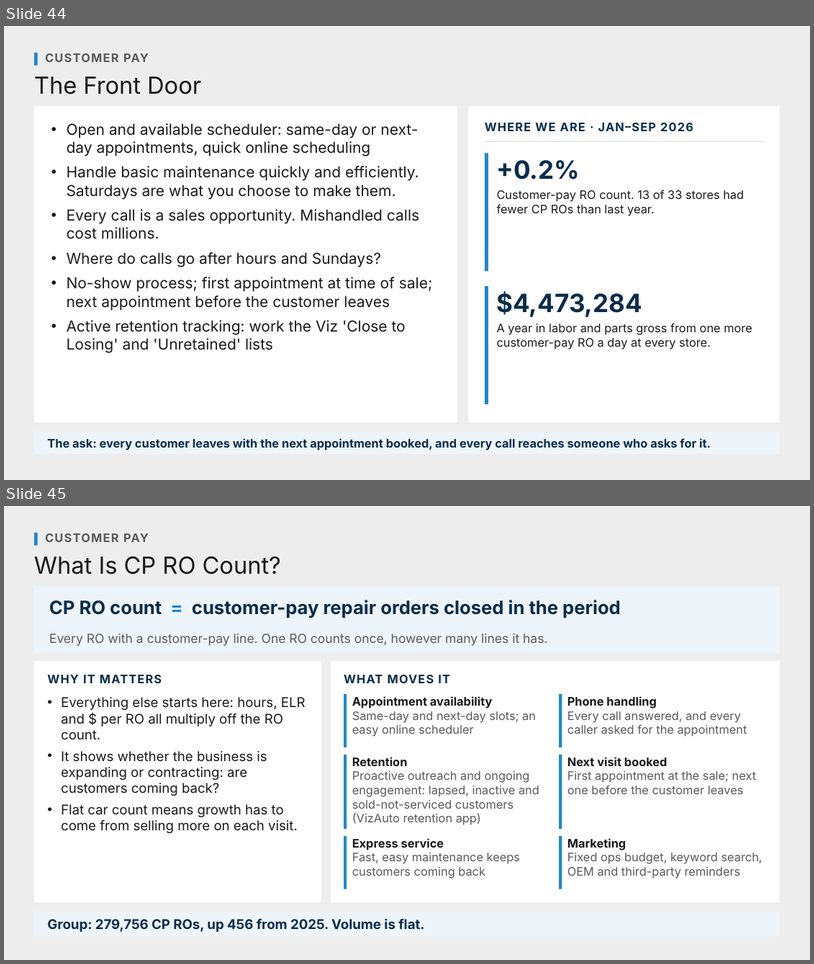
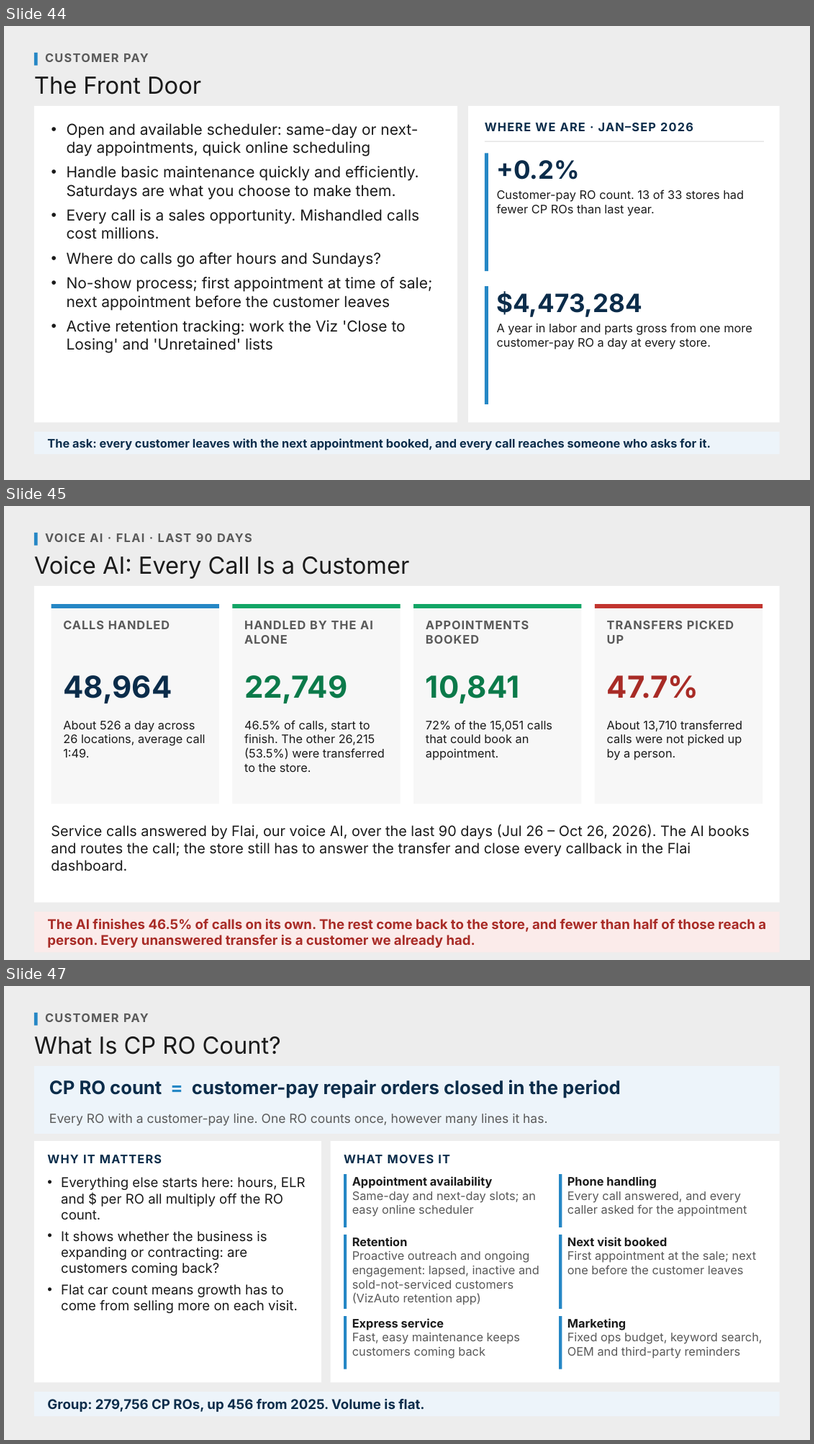
Before and after one commit to Ndresner/Noah, a slide deck: day2-deck/decks/Fixed Ops - Day 2 Example Test Deck.pptx. Shown one above the other, each under a label of ours: slides 44 and 45 before the commit, slides 44, 45 and 47 after it; the slides between them are not shown. The pictures are 814x964 and 814x1444 pixels, drawn with LibreOffice and Linux fonts; fonts in the diff are those of the drawing. Boxes give left, top, right and bottom in pixels: in the first picture for what was removed or moved away, otherwise in the second. Text is boxed around its words. In the diff, an @@ line names an element or a change of style, - is before the commit and + after.

```diff
--- a/day2-deck/decks/Fixed Ops - Day 2 Example Test Deck.pptx
+++ b/day2-deck/decks/Fixed Ops - Day 2 Example Test Deck.pptx
@@ slide 45 added at <box>4,506,810,960</box>, background #EDEDED @@
@@ rectangle added at <box>34,533,38,546</box>, fill #2587C5 @@
@@ text added at <box>45,533,252,542</box>, 14 pt, text #595959, bold @@
+VOICE AI · FLAI · LAST 90 DAYS
@@ text added at <box>34,556,409,579</box>, 28 pt, text #1A1A1A @@
+Voice AI: Every Call Is a Customer
@@ rectangle added at <box>34,586,780,902</box>, fill #FFFFFF @@
@@ rectangle added at <box>52,604,219,803</box>, fill #F7F7F7 @@
@@ rectangle added at <box>52,604,219,608</box>, fill #2587C5 @@
@@ rectangle added at <box>233,604,401,803</box>, fill #F7F7F7 @@
@@ rectangle added at <box>233,604,401,608</box>, fill #12A566 @@
@@ rectangle added at <box>414,604,582,803</box>, fill #F7F7F7 @@
@@ rectangle added at <box>414,604,582,608</box>, fill #12A566 @@
@@ rectangle added at <box>595,604,763,803</box>, fill #F7F7F7 @@
@@ rectangle added at <box>595,604,763,608</box>, fill #C2352F @@
@@ text added at <box>63,620,170,629</box>, 14 pt, text #595959, bold @@
+CALLS HANDLED
@@ text added at <box>244,620,373,644</box>, 14 pt, text #595959, bold @@
+HANDLED BY THE AI ALONE
@@ text added at <box>426,620,529,644</box>, 14 pt, text #595959, bold @@
+APPOINTMENTS BOOKED
@@ text added at <box>607,620,734,644</box>, 14 pt, text #595959, bold @@
+TRANSFERS PICKED UP
@@ text added at <box>63,675,172,703</box>, 36 pt, text #0B2C4A, bold @@
+48,964
@@ text added at <box>244,675,347,703</box>, 36 pt, text #0B7A4A, bold @@
+22,749
@@ text added at <box>426,675,520,703</box>, 36 pt, text #0B7A4A, bold @@
+10,841
@@ text added at <box>607,675,700,698</box>, 36 pt, text #A82B26, bold @@
+47.7%
@@ text added at <box>63,721,206,757</box>, 14 pt, text #1A1A1A @@
+About 526 a day across 26 locations, average call 1:49.
@@ text added at <box>244,720,385,772</box>, 14 pt, text #1A1A1A @@
+46.5% of calls, start to finish. The other 26,215 (53.5%) were transferred to the store.
@@ text added at <box>426,720,553,760</box>, 14 pt, text #1A1A1A @@
+72% of the 15,051 calls that could book an appointment.
@@ text added at <box>607,720,743,760</box>, 14 pt, text #1A1A1A @@
+About 13,710 transferred calls were not picked up by a person.
@@ text added at <box>51,824,749,871</box>, 17 pt, text #1A1A1A @@
+Service calls answered by Flai, our voice AI, over the last 90 days (Jul 26 – Oct 26, 2026). The AI books and routes the call; the store still has to answer the transfer and close every callback in the Flai dashboard.
@@ rectangle added at <box>34,911,780,952</box>, fill #FBEBEA @@
@@ text added at <box>47,918,766,947</box>, 16 pt, text #A82B26, bold @@
+The AI finishes 46.5% of calls on its own. The rest come back to the store, and fewer than half of those reach a person. Every unanswered transfer is a customer we already had.
@@ what was slide 45 is now slide 47 @@
```
Also in this commit, not shown: 1 other slide added, 5 other files.
